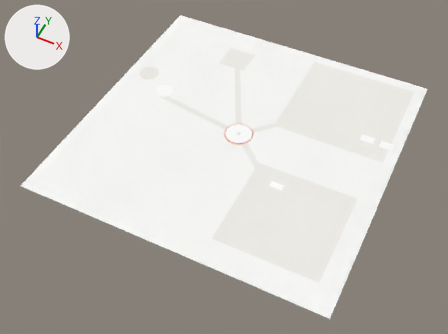
The glTF model public/world/shared.glb as it was, and as the next commit left it.
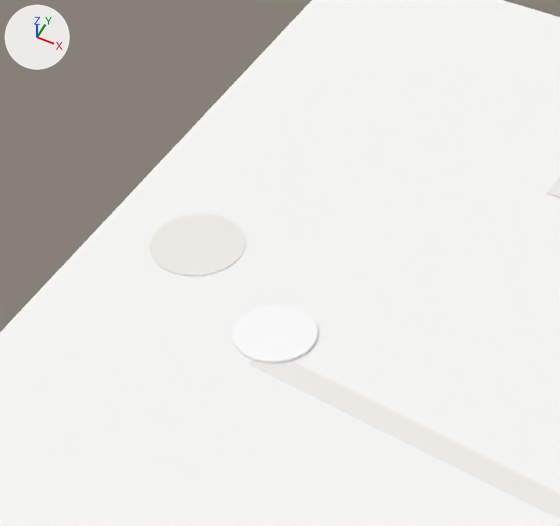
Each version appears first whole from a camera (50 mm lens) standing at (241.0, -526.0, 582.0) and looking at (-3.0, -38.0, -29.0), and next in a close-up on the part from 24% to 49% of the width and 7% to 39% of the height. The axes (+X, +Y, +Z) are drawn at upper left. The lights are the same throughout. The last two pictures show the newer version. Where no turn or scale is listed for an object, it has been applied to the vertices. Vertices at exactly the same position are counted once.

Objects in the first close-up: 'col.ground'.
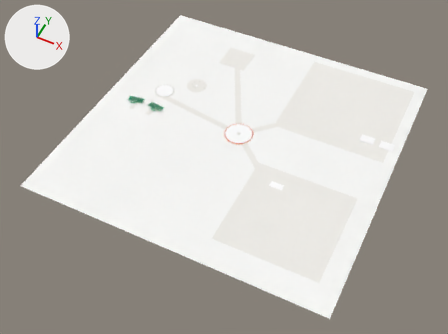
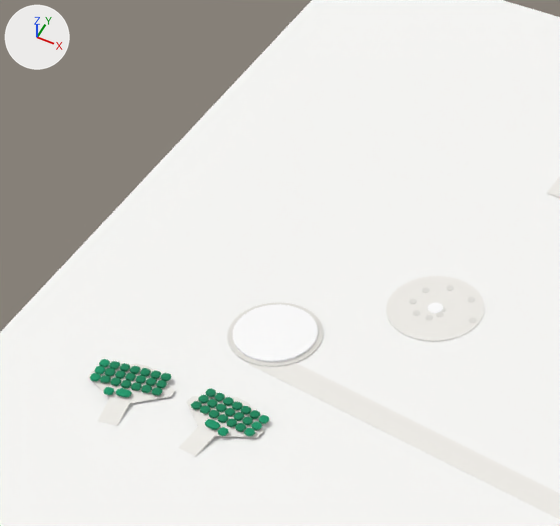
Boxes [x1, y1, x2, y2] around the edits, measured in the close-ups (560 x 526 px; the box of a moved part takes in the faces that stretch with it):
'col.ground', reshaped, moved: before [0, 0, 560, 526]; after [88, 177, 560, 479]
part 1 of me_col_ground, moved or reshaped (not visible afterwards): before [86, 213, 487, 459]
part 2 of me_col_ground, moved or reshaped (not visible before): after [98, 397, 130, 426]
part 3 of me_col_ground, moved or reshaped (not visible before): after [179, 426, 216, 456]
part 4 of me_col_ground, added: after [386, 276, 485, 342]
part 5 of me_col_ground, added: after [227, 303, 323, 367]
part 6 of me_col_ground, deleted: before [149, 213, 246, 276]
part 7 of me_col_ground, built on: before [233, 305, 318, 363]; after [88, 303, 443, 438]
'Mesh_0', unchanged, uncovered by the edit: after [0, 0, 560, 526]
'Mesh_5', unchanged, uncovered by the edit: after [249, 363, 560, 519]

The change in detail:
Material 'tok.hue-green-vivid' (mat_tok_hue_green_vivid) is new.
Its base color is (0.00152, 0.305, 0.141) (green #059669).
Its roughness is 0.85.
Material 'tok.hue-green' (mat_tok_hue_green) is new.
Its base color is (0.00121, 0.227, 0.0999) (green #048359).
Its roughness is 0.85.
me_col_ground is used by ob_col_ground; location (0.0, 0.0, 0.5).
me_col_ground had 244 vertices, 430 faces and spanned x -200.0..200.0, y -200.0..200.0, z 0.0.
me_col_ground now has 1720 vertices, 3138 faces and spans x -200.0..200.0, y -200.0..200.0, z -1.0..1.0.
me_col_ground part 1: the loose piece of 4 vertices spanning x -200.0..200.0, y -200.0..200.0, z 0.0 is moved by (0.0, 0.0, -1.0).
me_col_ground part 2: the loose piece of 8 vertices spanning x 45.0..175.0, y -165.0..-35.0, z 0.0 is scaled about its middle by (0.0457, 0.0679, 1.25), then moved by (-263.0, 82.0, 0.0).
me_col_ground part 3: the loose piece of 8 vertices spanning x 35.0..185.0, y 35.0..185.0, z 0.0 is scaled about its middle by (0.0396, 0.0589, 1.25), then moved by (-237.0, -128.0, 0.0).
me_col_ground part 4: a new loose piece, a 32-sided cylinder along z spanning x -109.0..-80.99, y 46.0..74.01, z -1.05..-0.73, in mat_tok_surface_2 (white #f1efea).
me_col_ground part 5: the loose piece of 64 vertices spanning x -18.0..18.0, y -18.0..18.0, z 0.0 is copied, and the copy is scaled about its middle by (0.75, 0.75, 0.708), then moved by (-130.0, 30.0, -1.0), in mat_tok_border (light grey #e4e2dd); it spans x -143.0..-116.0, y 17.0..44.0, z -1.0.
me_col_ground part 6: the loose piece of 48 vertices spanning x -184.0..-156.0, y 40.0..68.0, z 0.0 is deleted.
me_col_ground part 7: 32 vertices removed from x -142.0..-118.0, y 18.0..42.0, z 0.0; 1232 vertices added at x -168.0..-93.0, y -14.0..62.0, z -1.0..1.0.
Other edits to the shape of me_col_ground do not show in these pictures.
me_col_ground gains material mat_tok_border (light grey #e4e2dd).
me_col_ground gains material mat_tok_hue_green (green #048359).
me_col_ground gains material mat_tok_hue_green_vivid (green #059669).
Object 'col.ground' (ob_col_ground) moves from (0.0, 0.0, 0.5) to (0.0, 0.0, 1.0).
